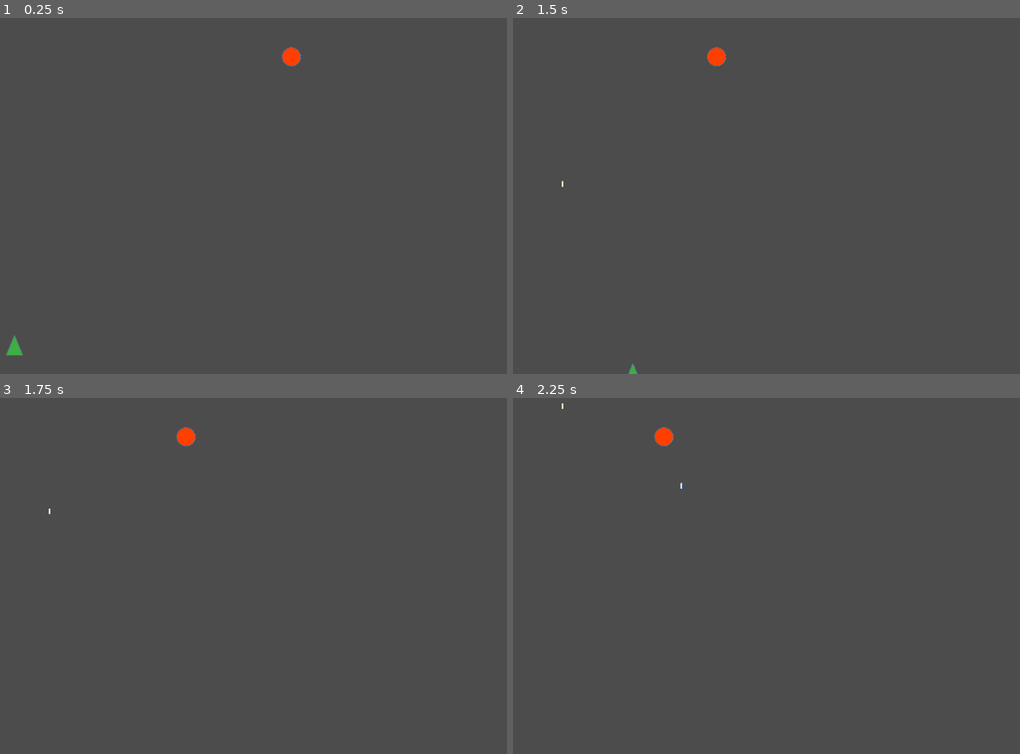
Above: before the commit, frames 1-4 (two rows, left to right).
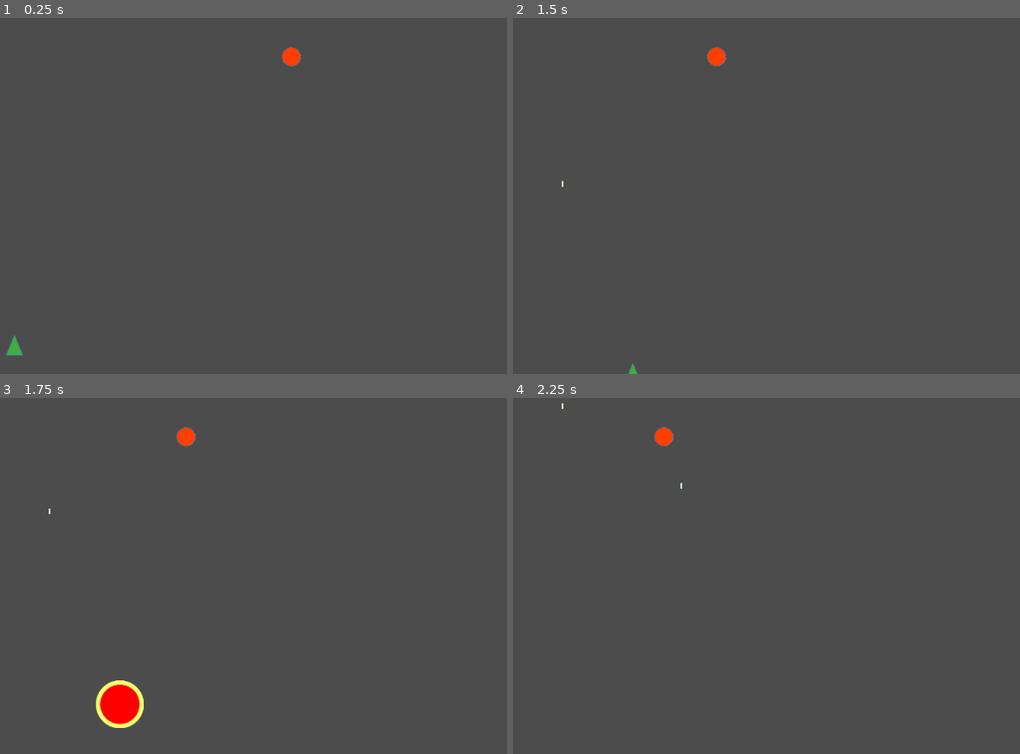
Above: after the commit, the same moments.

Repository: danieljohnson2/Shooty
Game: Godot game, scene res://Game.tscn
Same seed, same stepped clock (60 frames per second), same inputs: the game is played once before the commit and once after it.
Inputs:
- Up to frame 1 (0.25 s): no input
- Up to frame 2 (1.5 s): hold Right (ui_right) 0.53-1.28 s; tap Space (ui_select) at 0.77 s; hold Down (ui_down) from 1.28 s (still down)
- Up to frame 3 (1.75 s): keep holding Down (ui_down); tap Space (ui_select) at 1.52 s
- Up to frame 4 (2.25 s): release Down (ui_down) at 2.03 s; hold Right (ui_right) from 2.03 s (still down)

Frames 1-2 are identical in both runs. In frame 3, 1.0% of the frame differs, in the area x 18-29%, y 79-93%; in frame 4, nothing differs.

Commit message:
Add a basic explosion effect on bullet impact

Diff:
--- a/Bullet.gd
+++ b/Bullet.gd
@@ -3,12 +3,22 @@
 export var speed = 300
 export var duration = 1.5
 
+var explodyness = 0
+
 func _process(delta):
 	self.position.y -= delta * speed
-	duration -= delta
-	if duration <= 0:
+
+	if explodyness > 1.5:
 		self.queue_free()
+	if explodyness > 0:
+		$"Boom".scale = Vector2(explodyness, explodyness)
+		explodyness *= 1.1
+	else:
+		duration -= delta
+		if duration <= 0:
+			self.queue_free()
 
 func _on_Bullet_body_entered(body):
 	body.queue_free()
-	self.queue_free()
+	explodyness = .25
+	$"Boom".visible = true
--- a/Bullet.tscn
+++ b/Bullet.tscn
@@ -1,7 +1,8 @@
-[gd_scene load_steps=3 format=2]
+[gd_scene load_steps=4 format=2]
 
 [ext_resource path="res://Bullet.gd" type="Script" id=1]
 [ext_resource path="res://Bullet.png" type="Texture" id=2]
+[ext_resource path="res://Boom.png" type="Texture" id=3]
 
 [node name="Bullet" type="RigidBody2D" index="0" groups=[
 "Bullet",
@@ -40,4 +41,15 @@
 build_mode = 0
 polygon = PoolVector2Array( -1.14563, 4.08378, -1.06541, -4.26165, 1.16272, -4.14933, 1.00883, 4.08378 )
 
+[node name="Boom" type="Node2D" parent="." index="2"]
+
+visible = false
+scale = Vector2( 0.1, 0.1 )
+_sections_unfolded = [ "Transform", "Visibility" ]
+
+[node name="Sprite" type="Sprite" parent="Boom" index="0"]
+
+texture = ExtResource( 3 )
+_sections_unfolded = [ "Transform", "Visibility" ]
+
 [connection signal="body_entered" from="." to="." method="_on_Bullet_body_entered"]
Binary file added: Boom.png
Not shown, added: Boom.png.import
